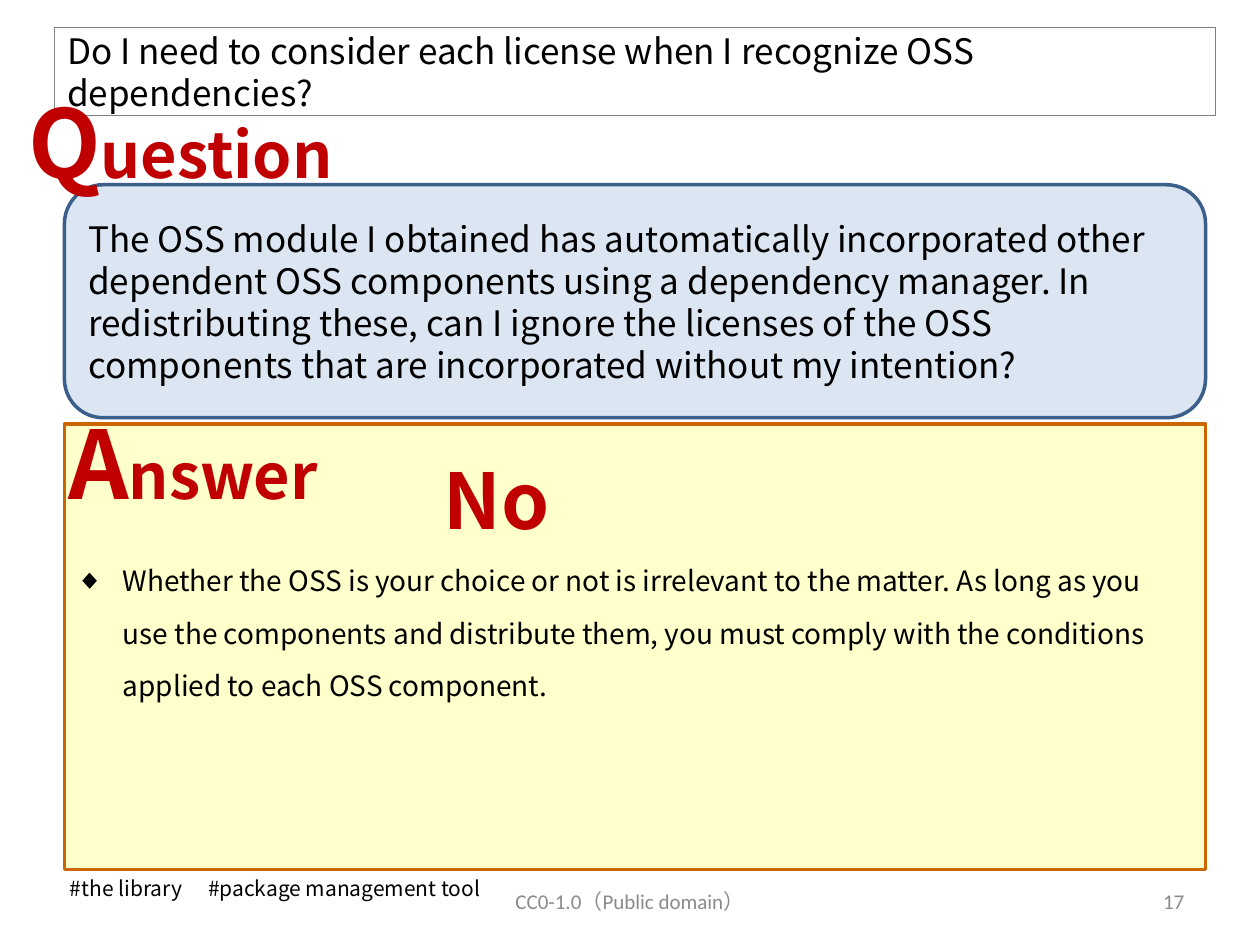
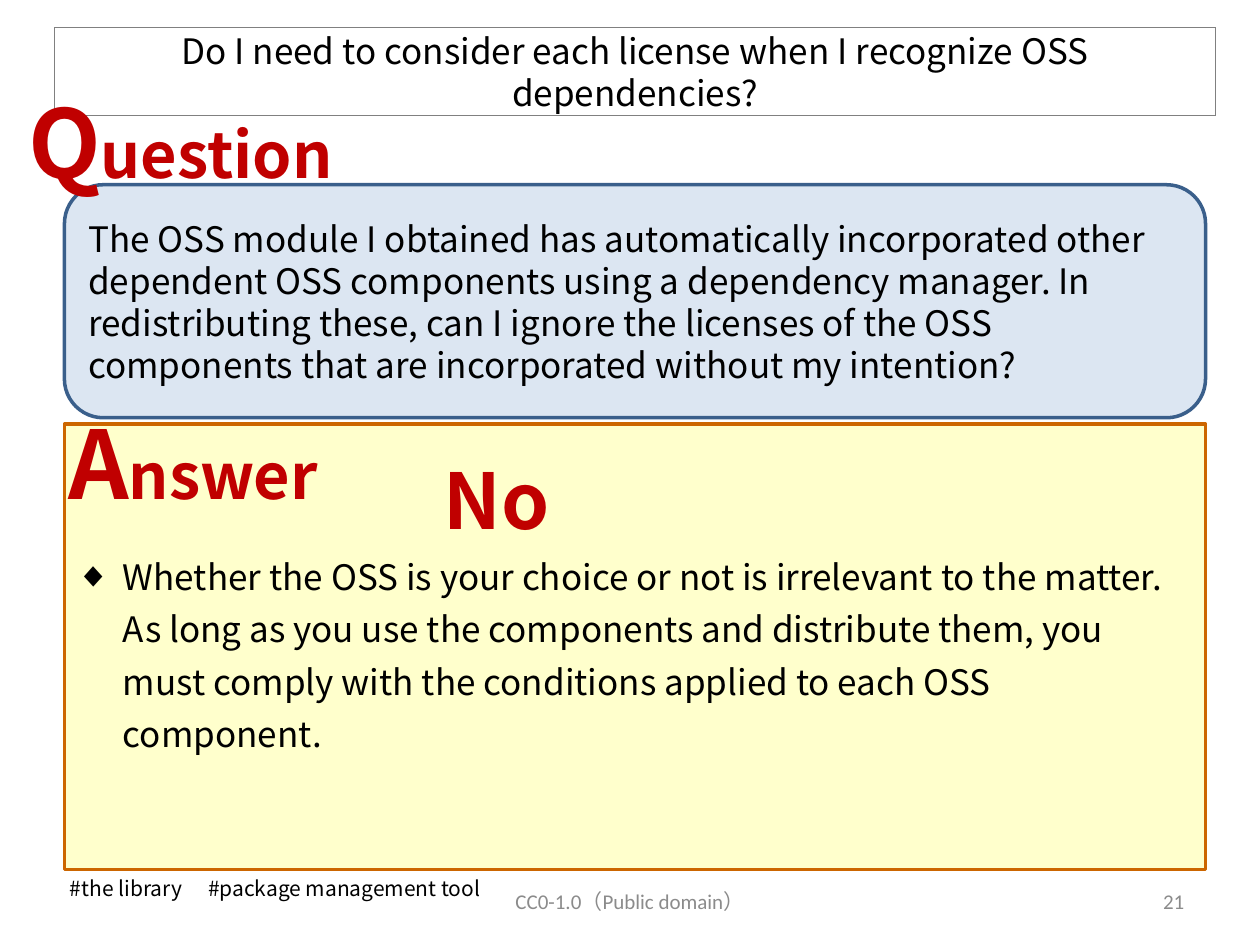
Before and after one commit to OpenChain-Project/OpenChain-JWG, a slide deck: slide 22 of Education_Material/FAQ/Misunderstandings_of_OSS_licenses_CC0.pptx (slide 18 before the commit). Drawn at 1260x945 pixels with LibreOffice and Linux fonts; fonts in the diff are those of the drawing. Boxes give left, top, right and bottom in pixels: in the first picture for what was removed or moved away, otherwise in the second. Text is boxed around its words. In the diff, an @@ line names an element or a change of style, - is before the commit and + after.

```diff
--- a/Education_Material/FAQ/Misunderstandings_of_OSS_licenses_CC0.pptx
+++ b/Education_Material/FAQ/Misunderstandings_of_OSS_licenses_CC0.pptx
@@ title "Do I need to consider ..." at (x1=54, y1=28, x2=1215, y2=116): alignment left to centre @@
@@ text "Whether the OSS is your ..." at (x1=123, y1=562, x2=1162, y2=755): size 16 to 20 pt @@
@@ page number at (x1=1163, y1=895, x2=1184, y2=909): text changed @@
-17
+21
```
Also in this commit, not shown: 17 other slides changed, 9 slides added.
